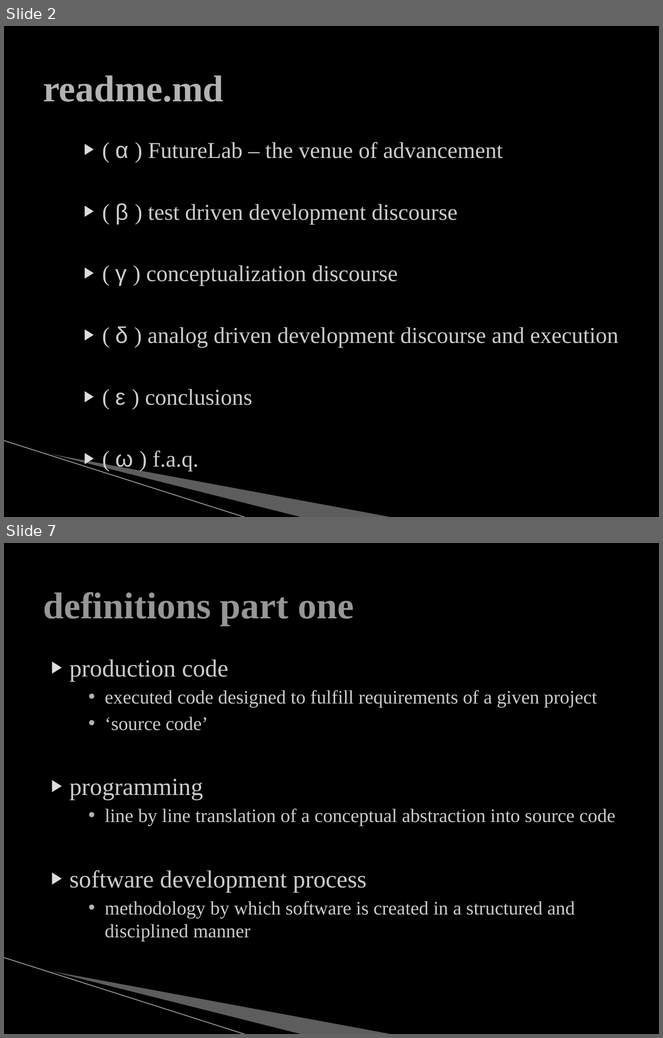
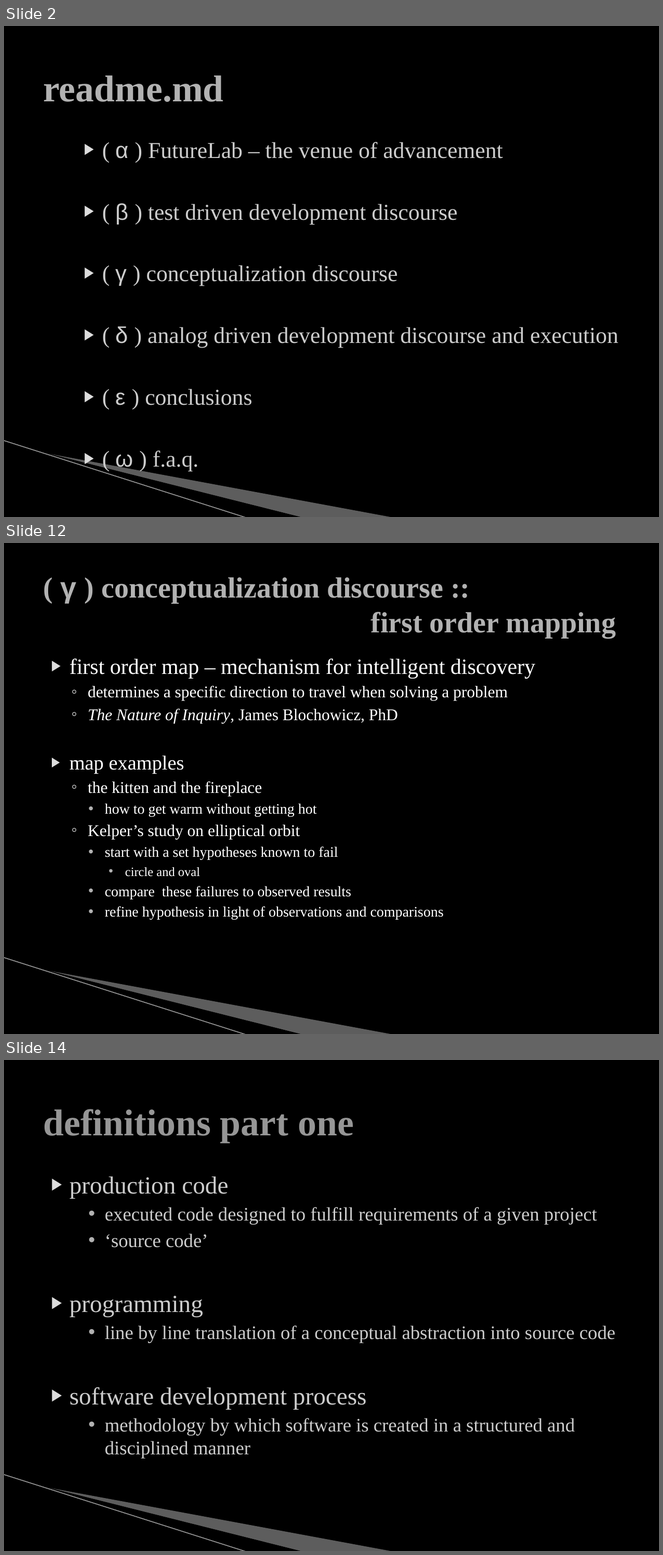
Before and after one commit to mjs0031/master_report, a slide deck: the_defense.pptx. Shown one above the other, each under a label of ours: slides 2 and 7 before the commit, slides 2, 12 and 14 after it; the slides between them are not shown. The pictures are 663x1038 and 663x1555 pixels, drawn with LibreOffice and Linux fonts; fonts in the diff are those of the drawing; background and template pictures are left out. Boxes give left, top, right and bottom in pixels: in the first picture for what was removed or moved away, otherwise in the second. Text is boxed around its words. In the diff, an @@ line names an element or a change of style, - is before the commit and + after.

```diff
--- a/the_defense.pptx
+++ b/the_defense.pptx
@@ slide 12 added at (x1=4, y1=543, x2=659, y2=1034), background #000000; not listed: 3 template elements that a slide beside it also shows @@
@@ title added at (x1=60, y1=577, x2=617, y2=638), 32 pt, text #B2B2B2, bold @@
+( γ ) conceptualization discourse ::
+first order mapping
@@ text added at (x1=70, y1=658, x2=535, y2=920), 16 pt, text #FFFFFF @@
+▶ first order map – mechanism for intelligent discovery
+  ◦ determines a specific direction to travel when solving a problem
+  ◦ The Nature of Inquiry, James Blochowicz, PhD
+▶ map examples
+  ◦ the kitten and the fireplace
+    • how to get warm without getting hot
+  ◦ Kelper’s study on elliptical orbit
+    • start with a set hypotheses known to fail
+      • circle and oval
+    • compare these failures to observed results
+    • refine hypothesis in light of observations and comparisons
@@ what was slide 7 is now slide 14 @@
```
Also in this commit, not shown: 4 slides changed, 6 other slides added, 1 other file.
